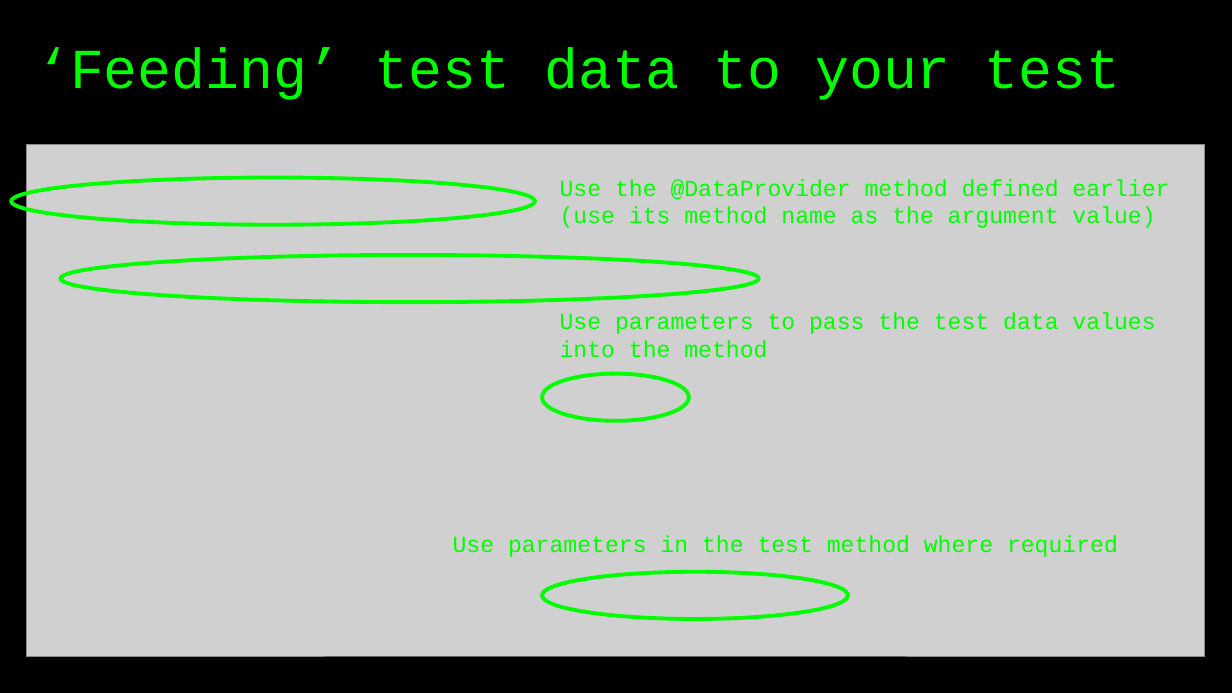
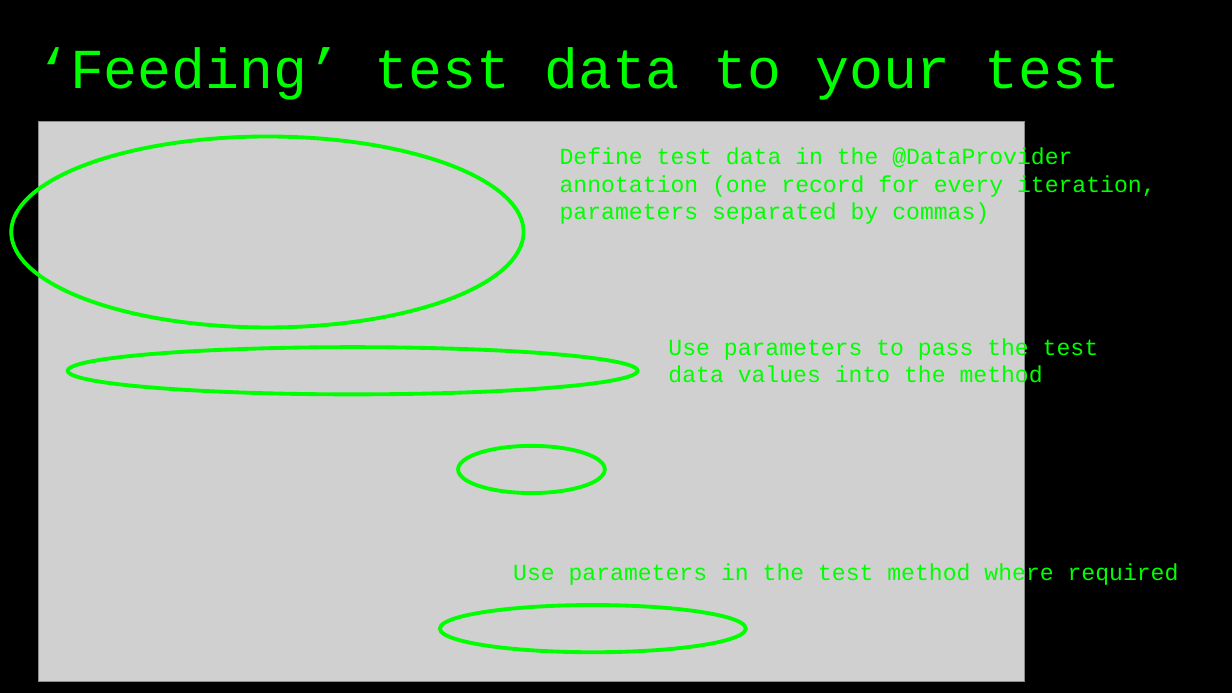
Before and after one commit to basdijkstra/rest-assured-workshop, a slide deck: slide 45 of RestAssuredWorkshop.pptx (slide 46 before the commit). Drawn at 1232x693 pixels with LibreOffice and Linux fonts; fonts in the diff are those of the drawing; grey boxes stand for pictures. Boxes give left, top, right and bottom in pixels: in the first picture for what was removed or moved away, otherwise in the second. Text is boxed around its words. In the diff, an @@ line names an element or a change of style, - is before the commit and + after.

Commit message:
Update examples, exercises and answers to use more straightforwrd data driven testing

```diff
--- a/RestAssuredWorkshop.pptx
+++ b/RestAssuredWorkshop.pptx
@@ ellipse: place and size @@
-ellipse at box(11, 177, 535, 225)
+ellipse at box(11, 137, 523, 328)
@@ picture: place and size @@
-picture at box(27, 144, 1205, 656)
+picture at box(38, 122, 1025, 682)
@@ text at box(560, 147, 1156, 224): text changed @@
-Use the @DataProvider method defined earlier (use its method name as the argument value)
+Define test data in the @DataProvider annotation (one record for every iteration, parameters separated by commas)
@@ text "Use parameters to pass the ..." rewrapped from box(560, 313, 1155, 358) to box(668, 338, 1098, 390) @@
@@ ellipse: place and size @@
-ellipse at box(61, 255, 760, 302)
+ellipse at box(67, 348, 638, 395)
@@ ellipse: place and size @@
-ellipse at box(543, 373, 689, 421)
+ellipse at box(458, 446, 605, 494)
@@ text "Use parameters in the test ...": place and size @@
-text "Use parameters in the test ..." at box(453, 535, 1118, 557)
+text "Use parameters in the test ..." at box(513, 563, 1179, 587)
@@ ellipse: place and size @@
-ellipse at box(543, 572, 848, 619)
+ellipse at box(440, 605, 746, 653)
```
Also in this commit, not shown: 1 other slide changed, 1 slide removed, 5 other files.
